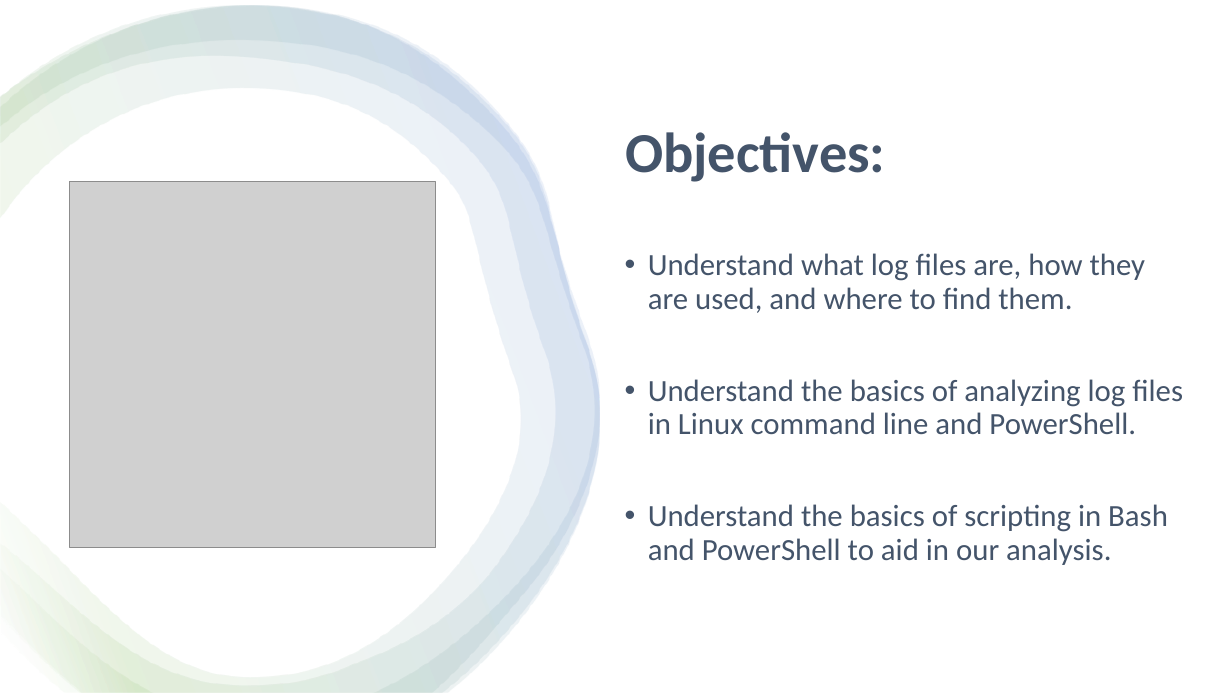
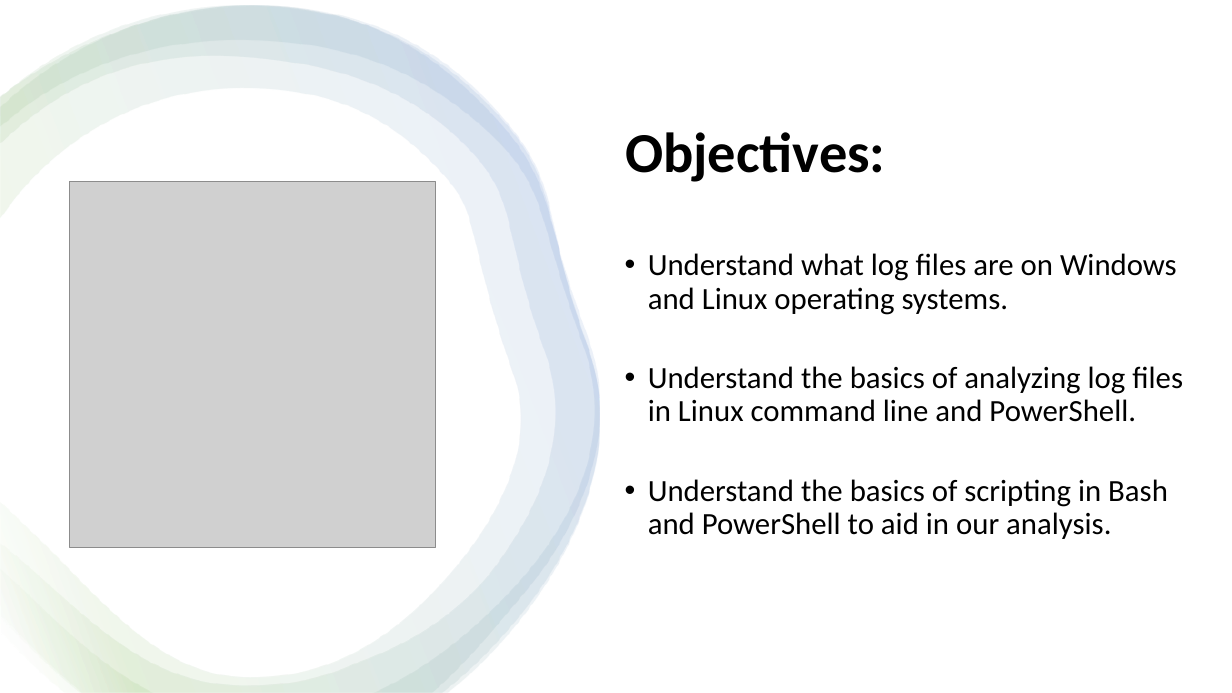
Before and after one commit to zmewshaw/cyber, a slide deck: slide 2 of presentations/Introduction to Log File Analysis.pptx. Drawn at 1232x693 pixels with LibreOffice and Linux fonts; fonts in the diff are those of the drawing; grey boxes stand for pictures. Boxes give left, top, right and bottom in pixels: in the first picture for what was removed or moved away, otherwise in the second. Text is boxed around its words. In the diff, an @@ line names an element or a change of style, - is before the commit and + after.

```diff
--- a/presentations/Introduction to Log File Analysis.pptx
+++ b/presentations/Introduction to Log File Analysis.pptx
@@ title "Objectives:" at bbox=[625, 132, 885, 182]: text colour #44546A to #000000 @@
@@ text at bbox=[648, 253, 1177, 315]: text changed; text colour #44546A to #000000 @@
-• Understand what log files are, how they are used, and where to find them.
+• Understand what log files are on Windows and Linux operating systems.
@@ text at bbox=[648, 366, 1183, 539]: text colour #44546A to #000000 in "Understand the basics of analyzing log files ...", "Understand the basics of scripting in Bash ..."; more space between paragraphs @@
```
Also in this commit, not shown: 5 other slides changed, 12 slides added, 9 slides removed, 1 other file.
